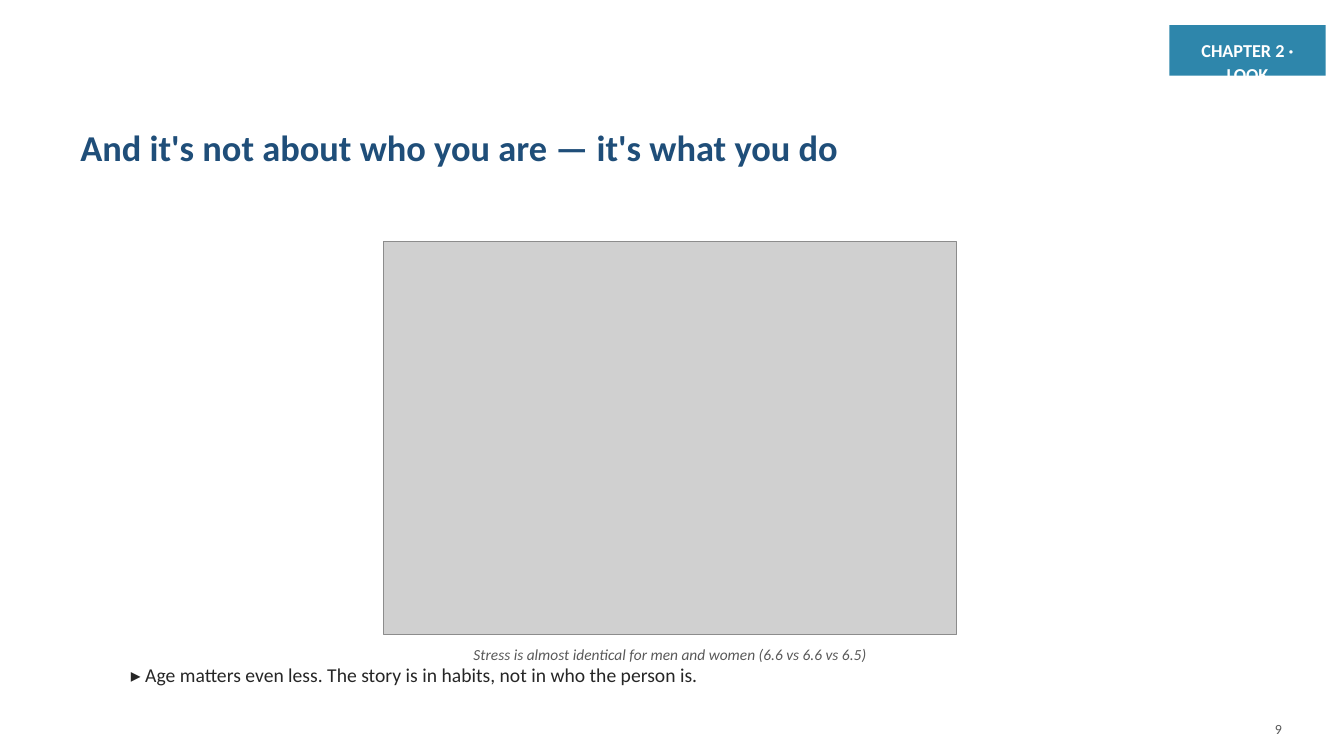
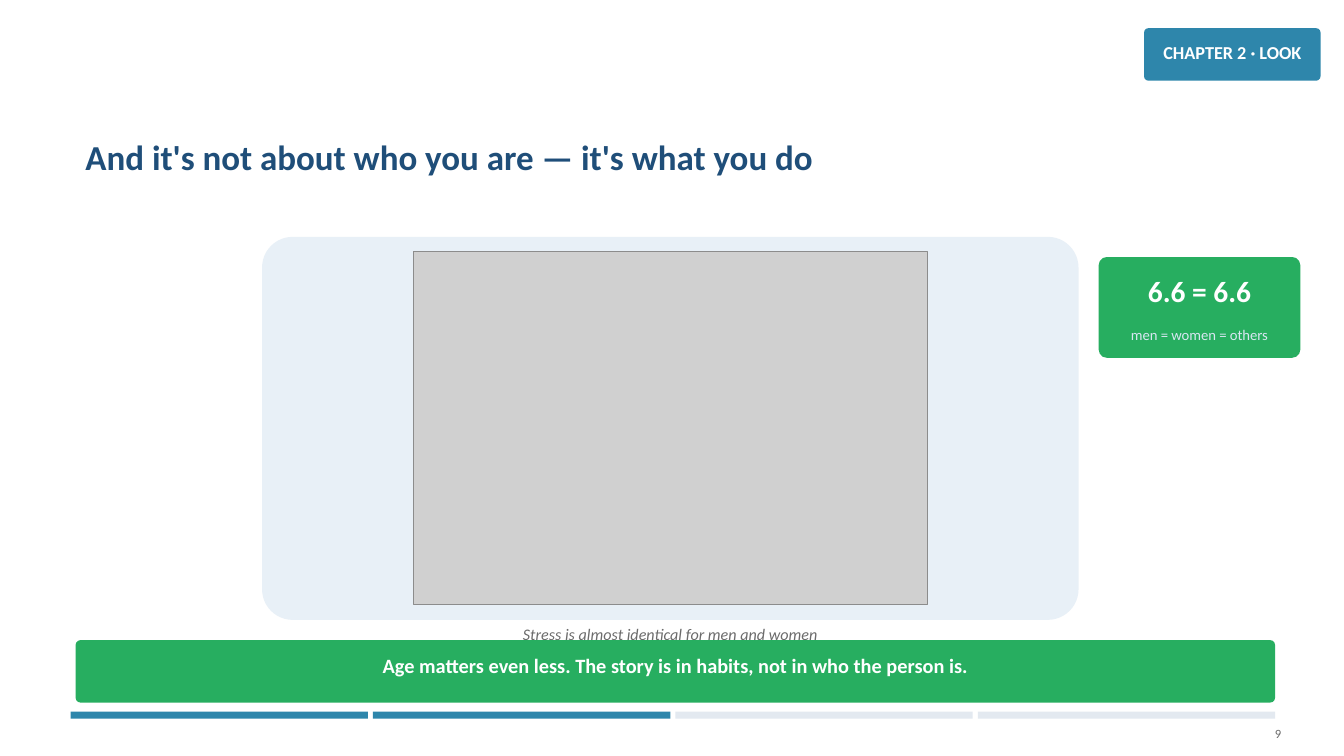
Before and after one commit to jaismine19/social-media-stress-analysis, a slide deck: slide 9 of presentation/Social_Media_Stress_Presentation.pptx. Drawn at 1344x756 pixels with LibreOffice and Linux fonts; fonts in the diff are those of the drawing; grey boxes stand for pictures. Boxes give left, top, right and bottom in pixels: in the first picture for what was removed or moved away, otherwise in the second. Text is boxed around its words. In the diff, an @@ line names an element or a change of style, - is before the commit and + after.

```diff
--- a/presentation/Social_Media_Stress_Presentation.pptx
+++ b/presentation/Social_Media_Stress_Presentation.pptx
@@ rounded rectangle: place and size @@
-rounded rectangle at [1170, 25, 1326, 76]
+rounded rectangle at [1144, 28, 1321, 81]
@@ rounded rectangle at [1144, 28, 1321, 81]: rectangle to rounded rectangle @@
@@ text "CHAPTER 2 · LOOK" rewrapped from [1201, 45, 1284, 76] to [1163, 47, 1301, 59] @@
@@ text "And it's not about who ...": place and size @@
-text "And it's not about who ..." at [80, 135, 838, 167]
+text "And it's not about who ..." at [85, 145, 813, 176]
@@ text "And it's not about who ..." at [85, 145, 813, 176]: size 26 to 25 pt @@
@@ rounded rectangle added at [262, 237, 1079, 620], fill #E8F0F7 @@
@@ picture: place and size @@
-picture at [384, 242, 957, 635]
+picture at [413, 252, 928, 605]
@@ rounded rectangle added at [1099, 257, 1301, 358], fill #27AE60 @@
@@ text added at [1148, 282, 1251, 303], 21 pt, text #FFFFFF, bold @@
+6.6 = 6.6
@@ text added at [1131, 330, 1268, 340], 10.5 pt, text #D9E6F2 @@
+men = women = others
@@ text at [523, 627, 818, 645]: text changed; size 11 to 11.5 pt; text colour #595959 to #6B6B6B @@
-Stress is almost identical for men and women (6.6 vs 6.6 vs 6.5)
+Stress is almost identical for men and women
@@ rounded rectangle added at [76, 640, 1275, 703], fill #27AE60 @@
@@ text at [383, 658, 967, 677]: text changed; size 14 to 14.5 pt; text colour #262626 to #FFFFFF; bold on @@
-▸ Age matters even less. The story is in habits, not in who the person is.
+Age matters even less. The story is in habits, not in who the person is.
@@ rectangle added at [71, 712, 368, 719], fill #2E86AB @@
@@ rectangle added at [373, 712, 670, 719], fill #2E86AB @@
@@ rectangle added at [676, 712, 973, 719], fill #E3E9F0 @@
@@ rectangle added at [978, 712, 1275, 719], fill #E3E9F0 @@
@@ text "9" at [1275, 730, 1281, 738]: size 10 to 9 pt, text colour #595959 to #6B6B6B @@
```
Also in this commit, not shown: 15 other slides changed.
